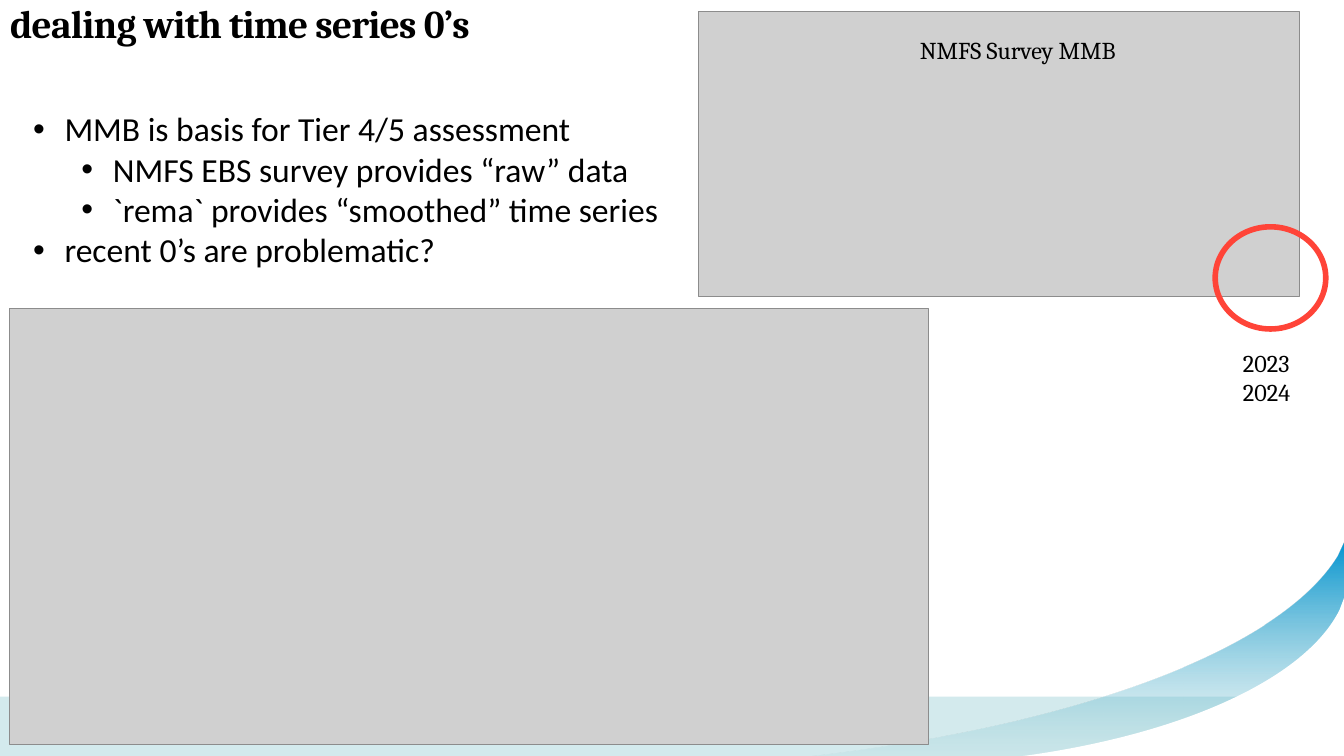
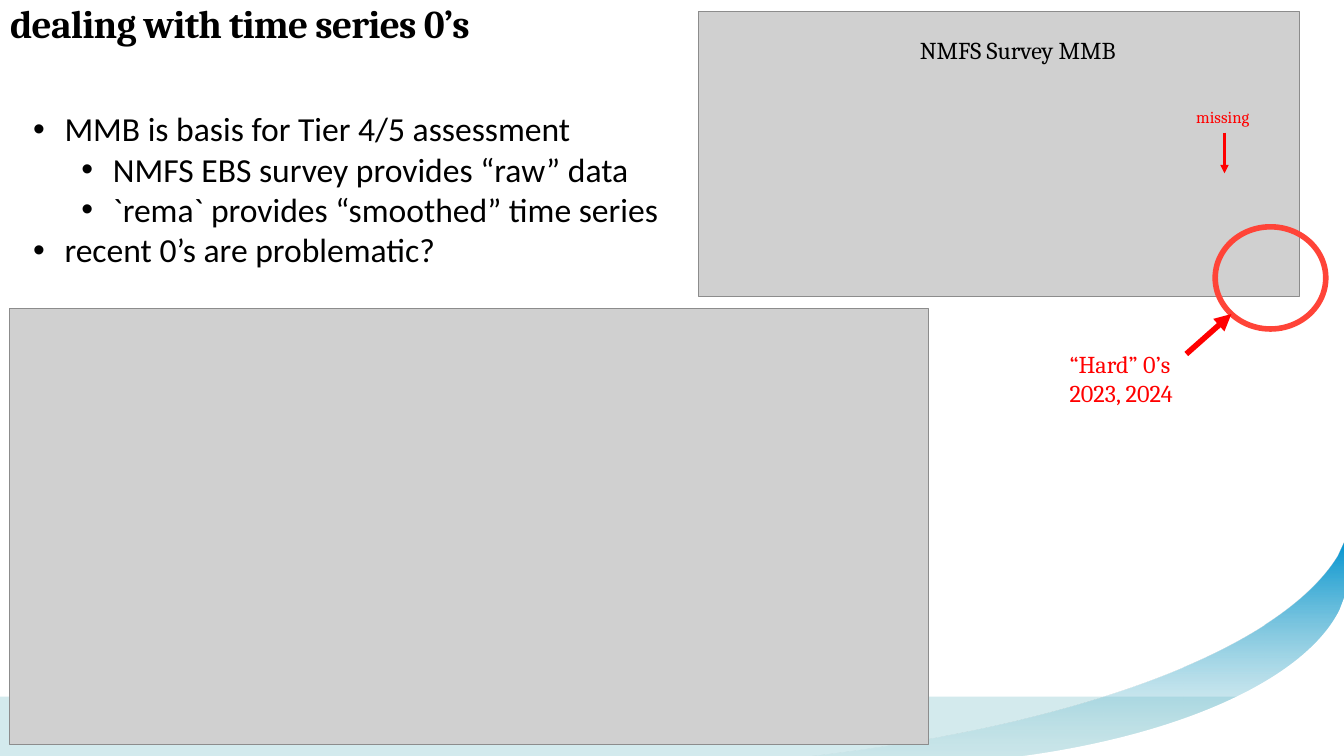
Before and after one commit to noaa-afsc/PIBKC_202505, a slide deck: slide 10 of Presentation/PIBKC_2025-05_ReportToCPT.pptx (slide 9 before the commit). Drawn at 1344x756 pixels with LibreOffice and Linux fonts; fonts in the diff are those of the drawing; grey boxes stand for pictures; background and template pictures are left out. Boxes give left, top, right and bottom in pixels: in the first picture for what was removed or moved away, otherwise in the second. Text is boxed around its words. In the diff, an @@ line names an element or a change of style, - is before the commit and + after.

Commit message:
updated pptx

```diff
--- a/Presentation/PIBKC_2025-05_ReportToCPT.pptx
+++ b/Presentation/PIBKC_2025-05_ReportToCPT.pptx
@@ text added at bbox=[1196, 112, 1249, 127], 12 pt, text #FF0000 @@
+missing
@@ arrow added from (1225, 133) to (1225, 173), #FF0000 2 pt @@
@@ arrow added from (1187, 354) to (1232, 315), #FF0000 4 pt @@
@@ text at bbox=[1070, 356, 1173, 405]: text changed; text colour #000000 to #FF0000 @@
-2023
-2024
+“Hard” 0’s
+2023, 2024
```
Also in this commit, not shown: 3 other slides changed, 1 slide added.
